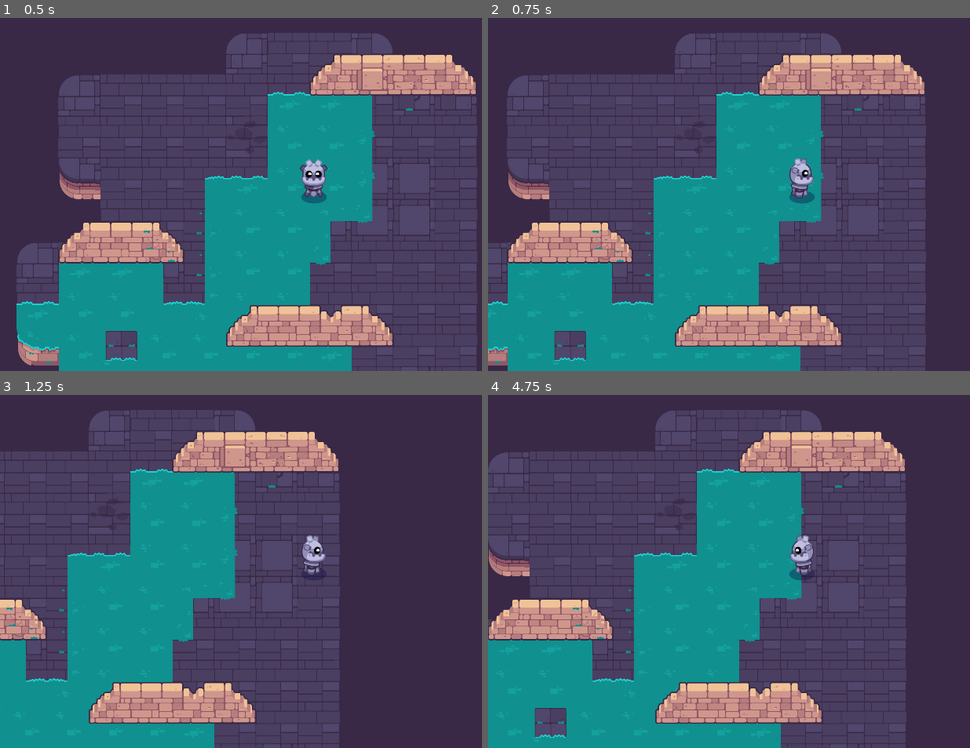
Above: before the commit, frames 1-4 (two rows, left to right).
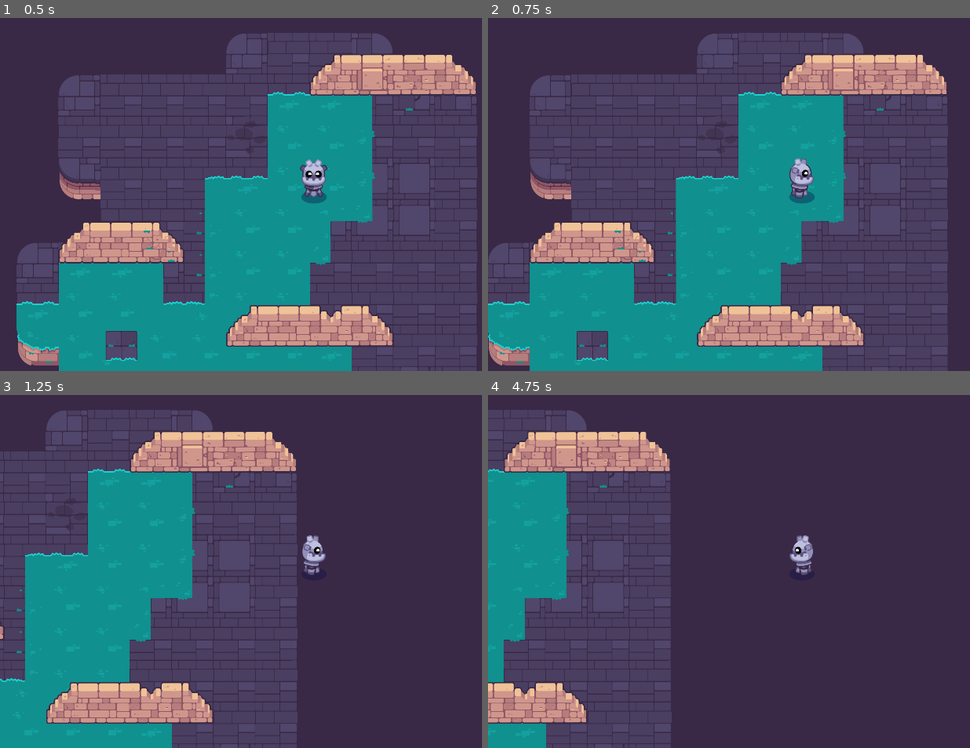
Above: after the commit, the same moments.

Repository: Gaymer7750/Path-of-Sorcerers-Game
Game: Godot game, scene res://Scenes/test.tscn
Same seed, same stepped clock (60 frames per second), same inputs: the game is played once before the commit and once after it. The project has no main scene, so this scene is started directly.
Inputs (mouse positions are in pixels of both pictures, inside the frame that each line leads up to):
- Up to frame 1 (0.5 s): no input
- Up to frame 2 (0.75 s): tap Enter at 0.5 s; move the mouse to (941, 176) at 0.52 s; hold D (move_right) from 0.53 s (still down); tap Z at 0.6 s; click (941, 176) at 0.67 s
- Up to frame 3 (1.25 s): keep holding D (move_right); tap Space at 0.77 s
- Up to frame 4 (4.75 s): move the mouse to (675, 589) at 1.27 s; release D (move_right) at 1.28 s; hold S (move_down) 1.28-2.03 s; tap Z every 0.75 s from 1.35 to 4.35 s; tap Space at 1.52, 3.02, 3.77, 4.52 s; move the mouse to (863, 493) at 2.02 s; hold D (move_right) 2.03-2.78 s; move the mouse to (772, 642) at 2.77 s; hold W (move_up) 2.78-3.53 s; click (772, 642) at 2.92 s; move the mouse to (outside the picture) at 3.52 s; hold A (move_left) from 3.53 s (still down); move the mouse to (613, 518) at 4.27 s

Frame 1 is identical in both runs. In frame 2, 23% of the frame differs, in the area x 0-96%, y 4-100%; in frame 3, 26%; in frame 4, 66%, in the area x 0-87%, y 4-100%.

Commit message:
lesson 4 (real)

Diff:
--- a/M10.twin_stick_workbook/Scenes/character_body_2d.gd
+++ b/M10.twin_stick_workbook/Scenes/character_body_2d.gd
@@ -1,8 +1,24 @@
 extends CharacterBody2D
 
 var max_speed := 600.0
+## The top speed that the runner can achieve
+#@export var max_speed := 600.0
+## How much speed is added per second when the player presses a movement key
+@export var acceleration := 1200.0
+## How much speed is lost per second when the player releases all movement keys
+@export var deceleration := 1080.0
 
-func _physics_process(_delta: float) -> void:
+
+
+func _physics_process(delta: float) -> void:
 	var direction := Input.get_vector("move_left", "move_right", "move_up", "move_down")
-	velocity = direction * max_speed
+	var has_input_direction := direction.length() > 0.0
+	if has_input_direction:
+		var desired_velocity := direction * max_speed
+		velocity = velocity.move_toward(desired_velocity, acceleration * delta)
+	else:
+		velocity = velocity.move_toward(Vector2.ZERO, deceleration * delta)
 	move_and_slide()
+
+
+	move_and_slide()
